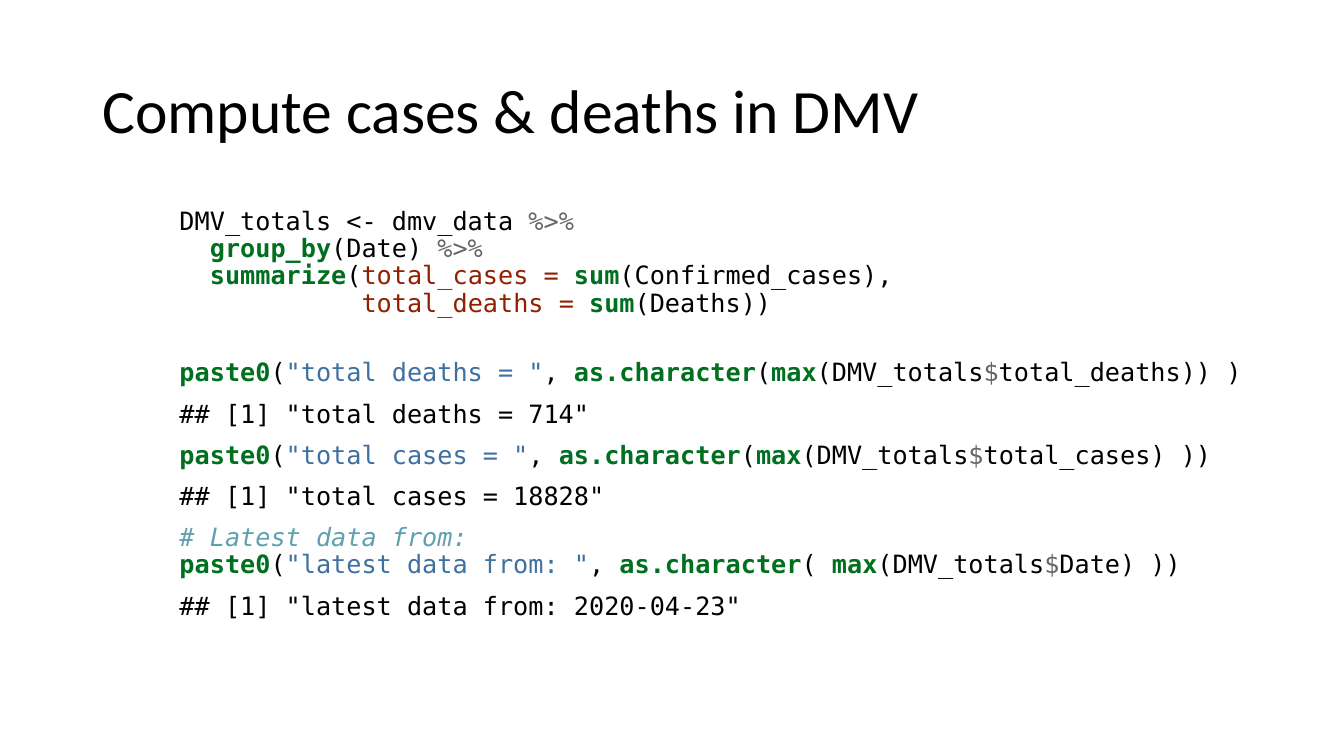
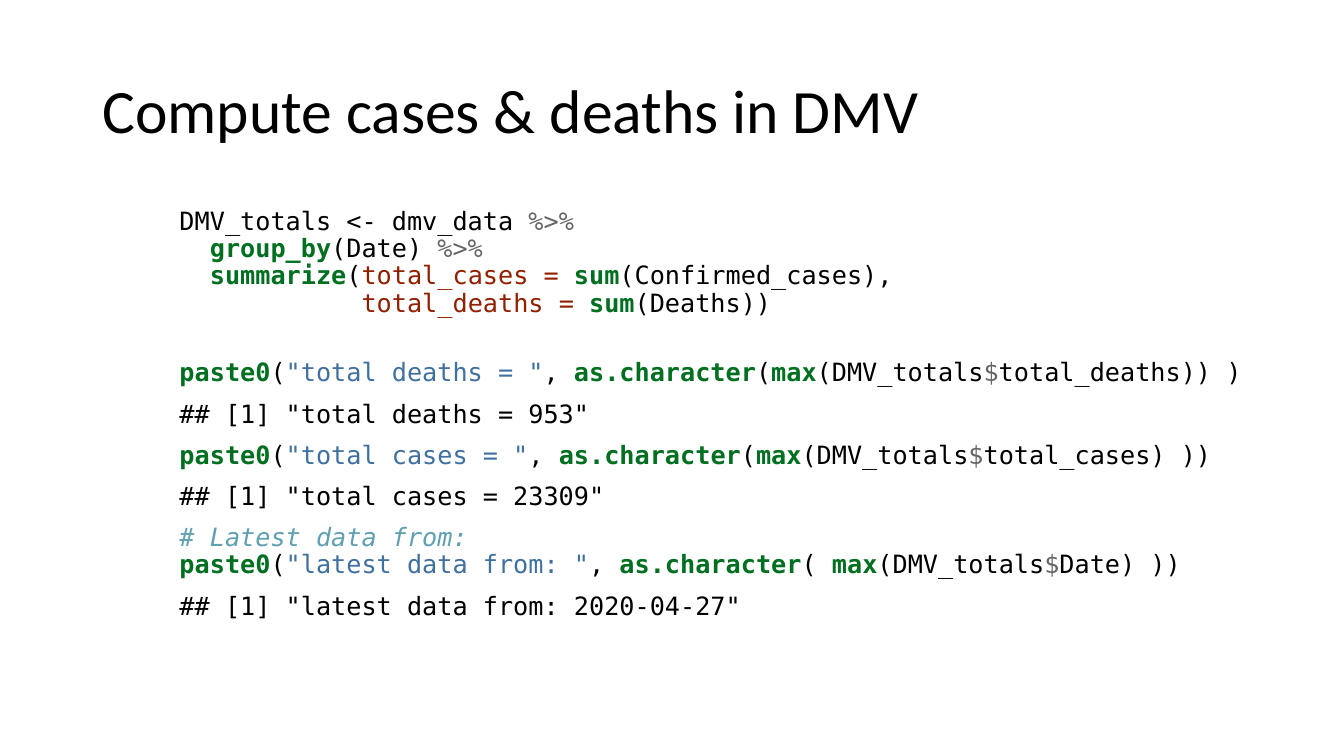
Before and after one commit to JaneWall/COVID19, a slide deck: slide 17 of COVID19_no_nytimes.pptx. Drawn at 1344x756 pixels with LibreOffice and Linux fonts; fonts in the diff are those of the drawing. Boxes give left, top, right and bottom in pixels: in the first picture for what was removed or moved away, otherwise in the second. Text is boxed around its words. In the diff, an @@ line names an element or a change of style, - is before the commit and + after.

Commit message:
updated files added - includes new cases graph

```diff
--- a/COVID19_no_nytimes.pptx
+++ b/COVID19_no_nytimes.pptx
@@ text at (225, 403, 589, 427): text changed @@
-## [1] "total deaths = 714"
+## [1] "total deaths = 953"
@@ text at (225, 485, 604, 509): text changed @@
-## [1] "total cases = 18828"
+## [1] "total cases = 23309"
@@ text at (225, 595, 741, 619): text changed @@
-## [1] "latest data from: 2020-04-23"
+## [1] "latest data from: 2020-04-27"
```
Also in this commit, not shown: 12 other slides changed, 2 slides added, 3 other files.
